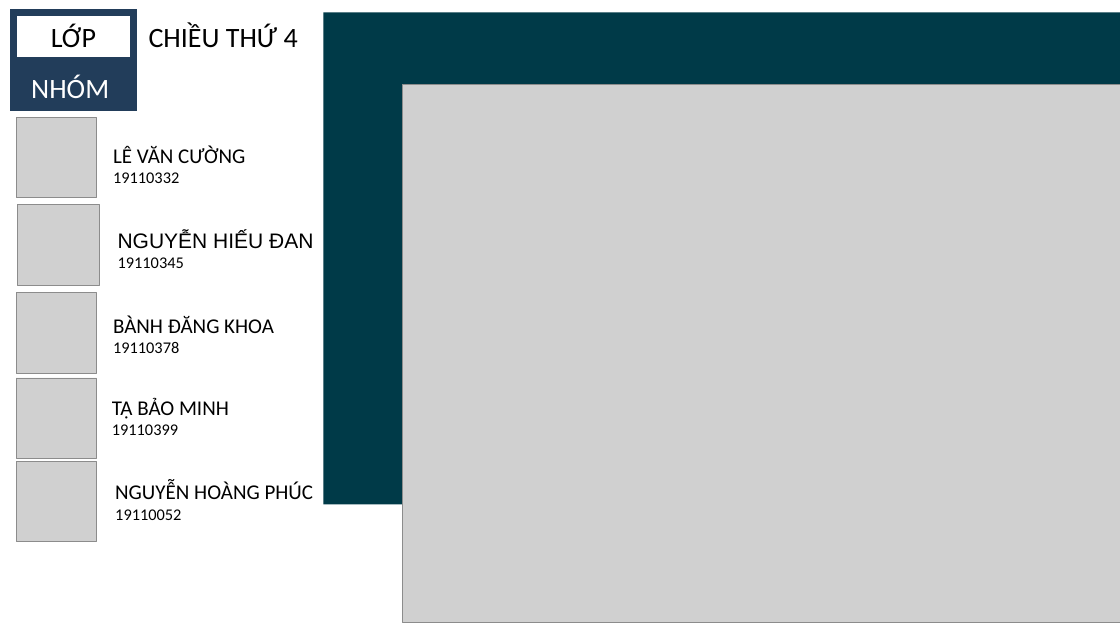
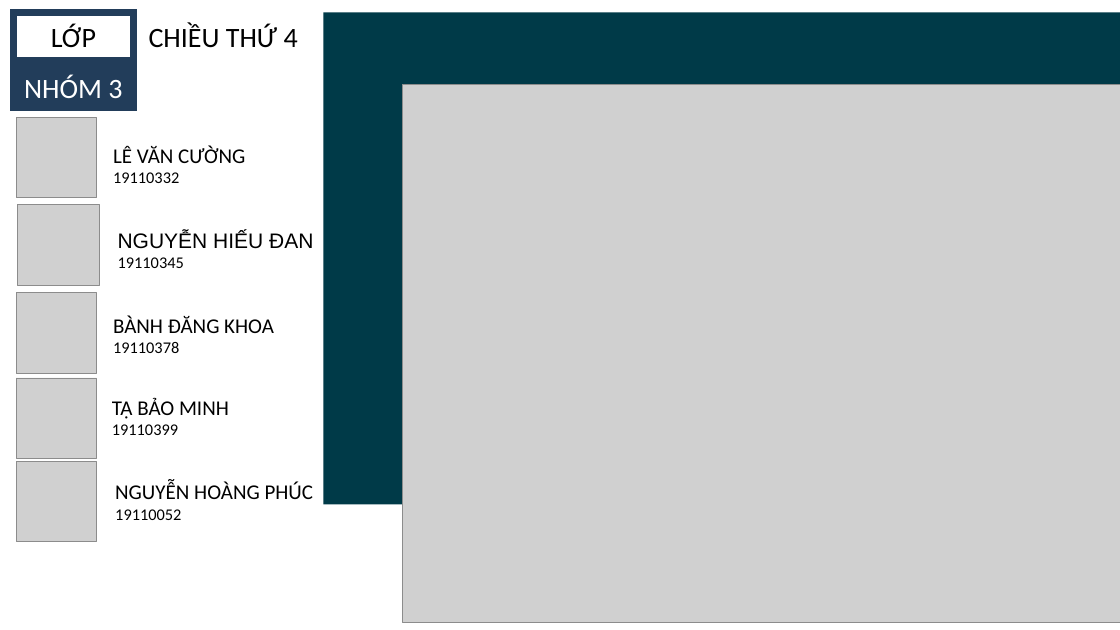
Before and after one commit to leecuongv/RealtimeMaskDetection, a slide deck: slide 2 of Nhom3_BaoCaoCuoiKy.pptx. Drawn at 1120x630 pixels with LibreOffice and Linux fonts; fonts in the diff are those of the drawing; grey boxes stand for pictures. Boxes give left, top, right and bottom in pixels: in the first picture for what was removed or moved away, otherwise in the second. Text is boxed around its words. In the diff, an @@ line names an element or a change of style, - is before the commit and + after.

```diff
--- a/Nhom3_BaoCaoCuoiKy.pptx
+++ b/Nhom3_BaoCaoCuoiKy.pptx
@@ text in rectangle at (24, 75, 122, 98): text changed @@
-NHÓM
+NHÓM 3
```
Also in this commit, not shown: 2 other slides changed, 14 slides added, 2 other files.
